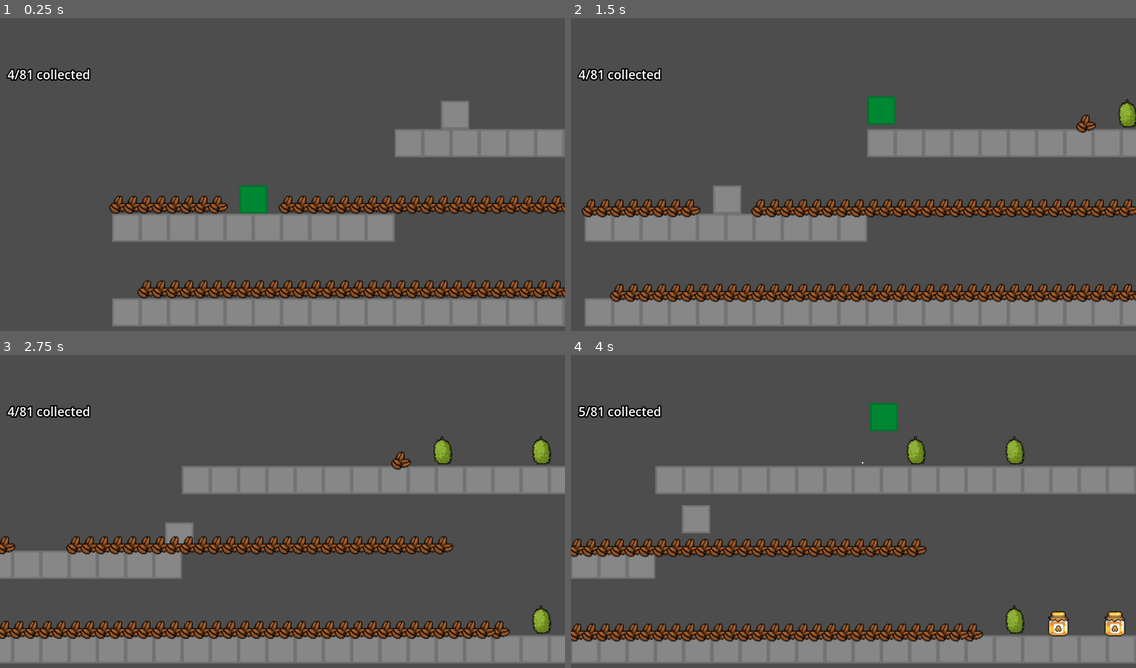
Above: before the commit, frames 1-4 (two rows, left to right).
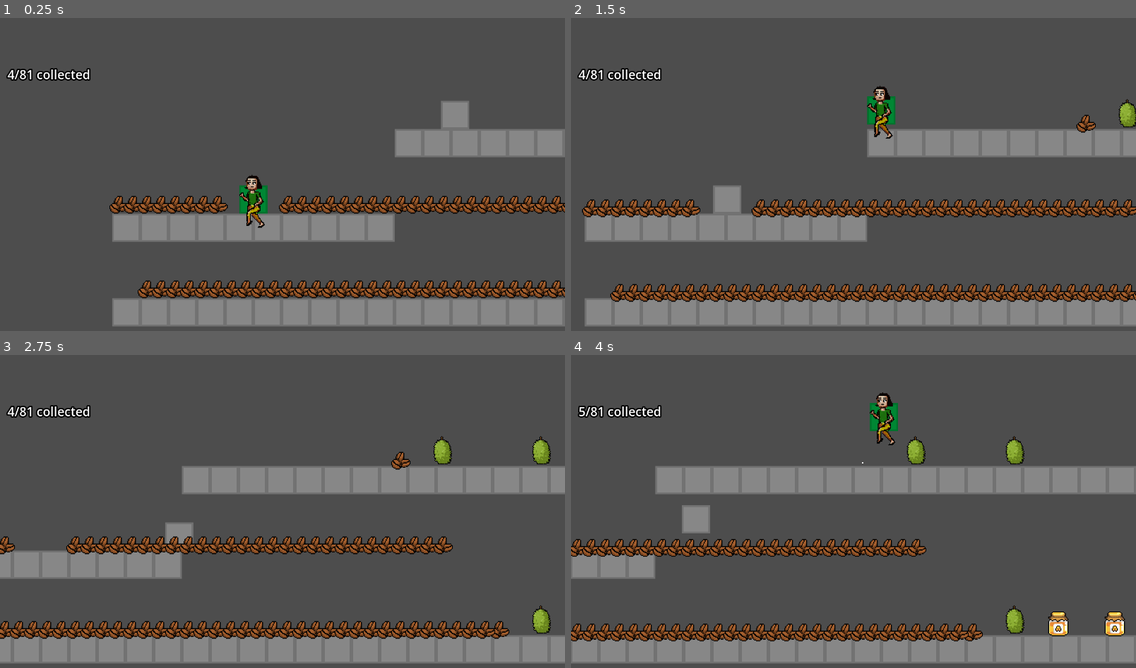
Above: after the commit, the same moments.

Repository: JumbledOne/RPHGameProject
Game: Godot game, scene res://scenes/game_scene/game_scene.tscn
Same seed, same stepped clock (60 frames per second), same inputs: the game is played once before the commit and once after it. The engine's default icon, where the game draws it, is replaced by a stand-in: a white triangle on a blue panel in a dark square.
Inputs:
- Up to frame 1 (0.25 s): no input
- Up to frame 2 (1.5 s): tap Enter at 0.5 s; hold Space (jump) 0.53-1.28 s; hold D (right) from 0.53 s (still down); tap I (ability) at 1.35 s
- Up to frame 3 (2.75 s): tap Space (jump) at 1.52, 1.55, 1.82 s; release D (right) at 2.03 s; hold A (left) from 2.03 s (still down); hold Space (jump) from 2.03 s (still down); tap E (attack) at 2.1 s
- Up to frame 4 (4 s): release A (left) at 2.78 s; release Space (jump) at 2.78 s; hold D (right) from 2.78 s (still down); tap Space (jump) at 2.85, 3.02, 3.32, 3.77, 3.8 s; hold I (ability) from 3.53 s (still down)

The runs differ from the first frame. In frame 1, 1.9% of the frame differs, in the area x 19-100%, y 50-90%; in frame 2, 2.9%, in the area x 2-100%, y 21-91%; in frame 3, 2.5%; in frame 4, 2.1%.

Commit message:
Added an animation player that plays on an atlas texture

Diff:
--- /dev/null
+++ b/src/assets/gfx_resources/normal_person_atlas.tres
@@ -0,0 +1,6 @@
+[gd_resource type="AtlasTexture" format=3 uid="uid://4chhm6ilad6r"]
+
+[ext_resource type="Texture2D" uid="uid://neo5e0db7aui" path="res://assets/sprites/Ada_Sprite.png" id="1_2xamo"]
+
+[resource]
+atlas = ExtResource("1_2xamo")
--- a/src/project.godot
+++ b/src/project.godot
@@ -84,4 +84,5 @@
 
 [rendering]
 
+textures/canvas_textures/default_texture_filter=0
 rendering_device/driver.windows="d3d12"
--- a/src/scripts/player/player_model/player_model.gd
+++ b/src/scripts/player/player_model/player_model.gd
@@ -2,6 +2,7 @@
 
 @onready var player: PlatformerEntity = $".."
 @onready var run_particles: CPUParticles2D = $RunParticles
+@onready var animation_player: AnimationPlayer
 
 var tween: Tween
 
--- a/src/scripts/player/player_model/player_model.tscn
+++ b/src/scripts/player/player_model/player_model.tscn
@@ -2,10 +2,143 @@
 
 [ext_resource type="Texture2D" uid="uid://ciaxb2mesyvra" path="res://assets/sprites/test_square.png" id="1_6qb8h"]
 [ext_resource type="Script" uid="uid://byanhy0cletsr" path="res://scripts/player/player_model/player_model.gd" id="1_mifw2"]
+[ext_resource type="Texture2D" uid="uid://db3yo38e5q37w" path="res://assets/sprites/normalperson.png" id="3_txvn2"]
 
 [sub_resource type="Curve" id="Curve_2n7ho"]
 _data = [Vector2(0, 0), 0.0, 2.9389353, 0, 0, Vector2(0.65745854, 1), 0.0, 0.0, 0, 0, Vector2(1, 0), -6.3152, 0.0, 0, 0]
 point_count = 3
+
+[sub_resource type="AtlasTexture" id="AtlasTexture_2n7ho"]
+atlas = ExtResource("3_txvn2")
+
+[sub_resource type="Animation" id="Animation_txvn2"]
+length = 0.001
+tracks/0/type = "value"
+tracks/0/imported = false
+tracks/0/enabled = true
+tracks/0/path = NodePath("CharacterSprite:region_rect")
+tracks/0/interp = 1
+tracks/0/loop_wrap = true
+tracks/0/keys = {
+"times": PackedFloat32Array(0),
+"transitions": PackedFloat32Array(1),
+"update": 0,
+"values": [Rect2(0, 0, 32, 64)]
+}
+
+[sub_resource type="Animation" id="Animation_jimqr"]
+resource_name = "face_left"
+loop_mode = 1
+step = 0.5
+tracks/0/type = "value"
+tracks/0/imported = false
+tracks/0/enabled = true
+tracks/0/path = NodePath("CharacterSprite:region_rect")
+tracks/0/interp = 0
+tracks/0/loop_wrap = true
+tracks/0/keys = {
+"times": PackedFloat32Array(0),
+"transitions": PackedFloat32Array(1),
+"update": 0,
+"values": [Rect2(32, 0, 32, 64)]
+}
+
+[sub_resource type="Animation" id="Animation_wwcde"]
+resource_name = "face_right"
+loop_mode = 1
+step = 0.5
+tracks/0/type = "value"
+tracks/0/imported = false
+tracks/0/enabled = true
+tracks/0/path = NodePath("CharacterSprite:region_rect")
+tracks/0/interp = 0
+tracks/0/loop_wrap = true
+tracks/0/keys = {
+"times": PackedFloat32Array(0),
+"transitions": PackedFloat32Array(1),
+"update": 0,
+"values": [Rect2(32, 192, 32, 64)]
+}
+
+[sub_resource type="Animation" id="Animation_nht7j"]
+resource_name = "jump_left"
+length = 1.0000041964691133
+step = 0.041666668
+tracks/0/type = "value"
+tracks/0/imported = false
+tracks/0/enabled = true
+tracks/0/path = NodePath("CharacterSprite:region_rect")
+tracks/0/interp = 0
+tracks/0/loop_wrap = true
+tracks/0/keys = {
+"times": PackedFloat32Array(0, 0.33333334, 0.6666667),
+"transitions": PackedFloat32Array(1, 1, 1),
+"update": 0,
+"values": [Rect2(0, 64, 32, 64), Rect2(32, 64, 32, 64), Rect2(64, 64, 32, 64)]
+}
+
+[sub_resource type="Animation" id="Animation_0q621"]
+resource_name = "jump_right"
+length = 1.0000041964691133
+step = 0.041666668
+tracks/0/type = "value"
+tracks/0/imported = false
+tracks/0/enabled = true
+tracks/0/path = NodePath("CharacterSprite:region_rect")
+tracks/0/interp = 0
+tracks/0/loop_wrap = true
+tracks/0/keys = {
+"times": PackedFloat32Array(0, 0.33333334, 0.6666667),
+"transitions": PackedFloat32Array(1, 1, 1),
+"update": 0,
+"values": [Rect2(64, 256, 32, 64), Rect2(32, 256, 32, 64), Rect2(0, 256, 32, 64)]
+}
+
+[sub_resource type="Animation" id="Animation_t3qan"]
+resource_name = "walk_left"
+length = 0.99
+loop_mode = 1
+step = 0.041666668
+tracks/0/type = "value"
+tracks/0/imported = false
+tracks/0/enabled = true
+tracks/0/path = NodePath("CharacterSprite:region_rect")
+tracks/0/interp = 0
+tracks/0/loop_wrap = true
+tracks/0/keys = {
+"times": PackedFloat32Array(0, 0.5),
+"transitions": PackedFloat32Array(1, 1),
+"update": 0,
+"values": [Rect2(64, 0, 32, 64), Rect2(0, 0, 32, 64)]
+}
+
+[sub_resource type="Animation" id="Animation_djsjp"]
+resource_name = "walk_right"
+loop_mode = 1
+step = 0.041666668
+tracks/0/type = "value"
+tracks/0/imported = false
+tracks/0/enabled = true
+tracks/0/path = NodePath("CharacterSprite:region_rect")
+tracks/0/interp = 0
+tracks/0/loop_wrap = true
+tracks/0/keys = {
+"times": PackedFloat32Array(0, 0.5),
+"transitions": PackedFloat32Array(1, 1),
+"update": 0,
+"values": [Rect2(0, 192, 32, 64), Rect2(64, 192, 32, 64)]
+}
+
+[sub_resource type="AnimationLibrary" id="AnimationLibrary_d2gl4"]
+_data = {
+&"RESET": SubResource("Animation_txvn2"),
+&"face_left": SubResource("Animation_jimqr"),
+&"face_right": SubResource("Animation_wwcde"),
+&"jump_left": SubResource("Animation_nht7j"),
+&"jump_right": SubResource("Animation_0q621"),
+&"walk_left": SubResource("Animation_t3qan"),
+&"walk_right": SubResource("Animation_djsjp")
+}
 
 [node name="PlayerModel" type="Node2D" unique_id=566320765]
 script = ExtResource("1_mifw2")
@@ -26,3 +159,12 @@
 scale_amount_min = 2.0
 scale_amount_max = 4.0
 scale_amount_curve = SubResource("Curve_2n7ho")
+
+[node name="CharacterSprite" type="Sprite2D" parent="." unique_id=677532726]
+texture = SubResource("AtlasTexture_2n7ho")
+region_enabled = true
+region_rect = Rect2(0, 0, 32, 64)
+region_filter_clip_enabled = true
+
+[node name="AnimationPlayer" type="AnimationPlayer" parent="." unique_id=2113283376]
+libraries/ = SubResource("AnimationLibrary_d2gl4")
Binary file changed: src/assets/sprites/Ada_Sprite.png
